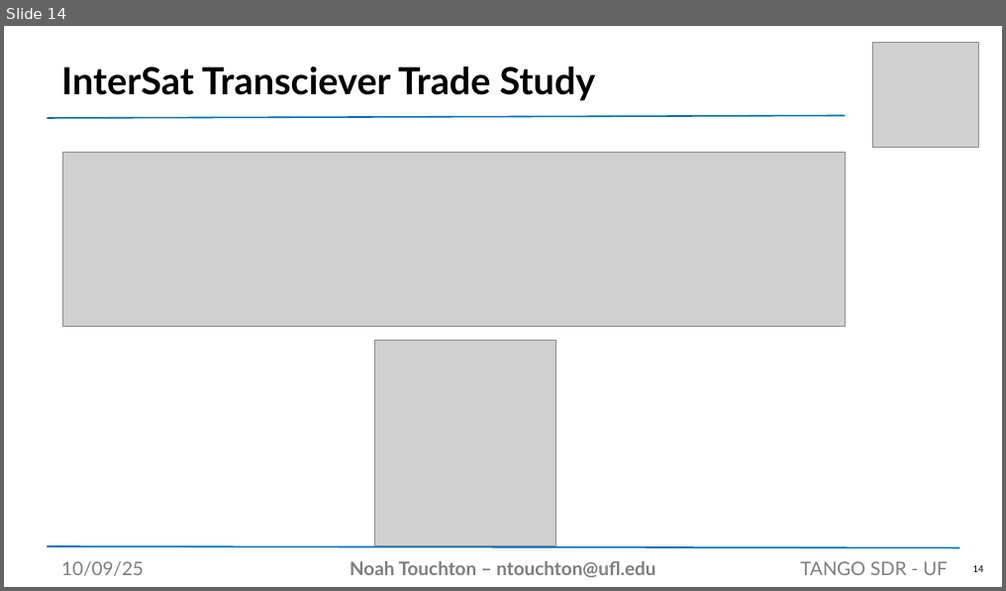
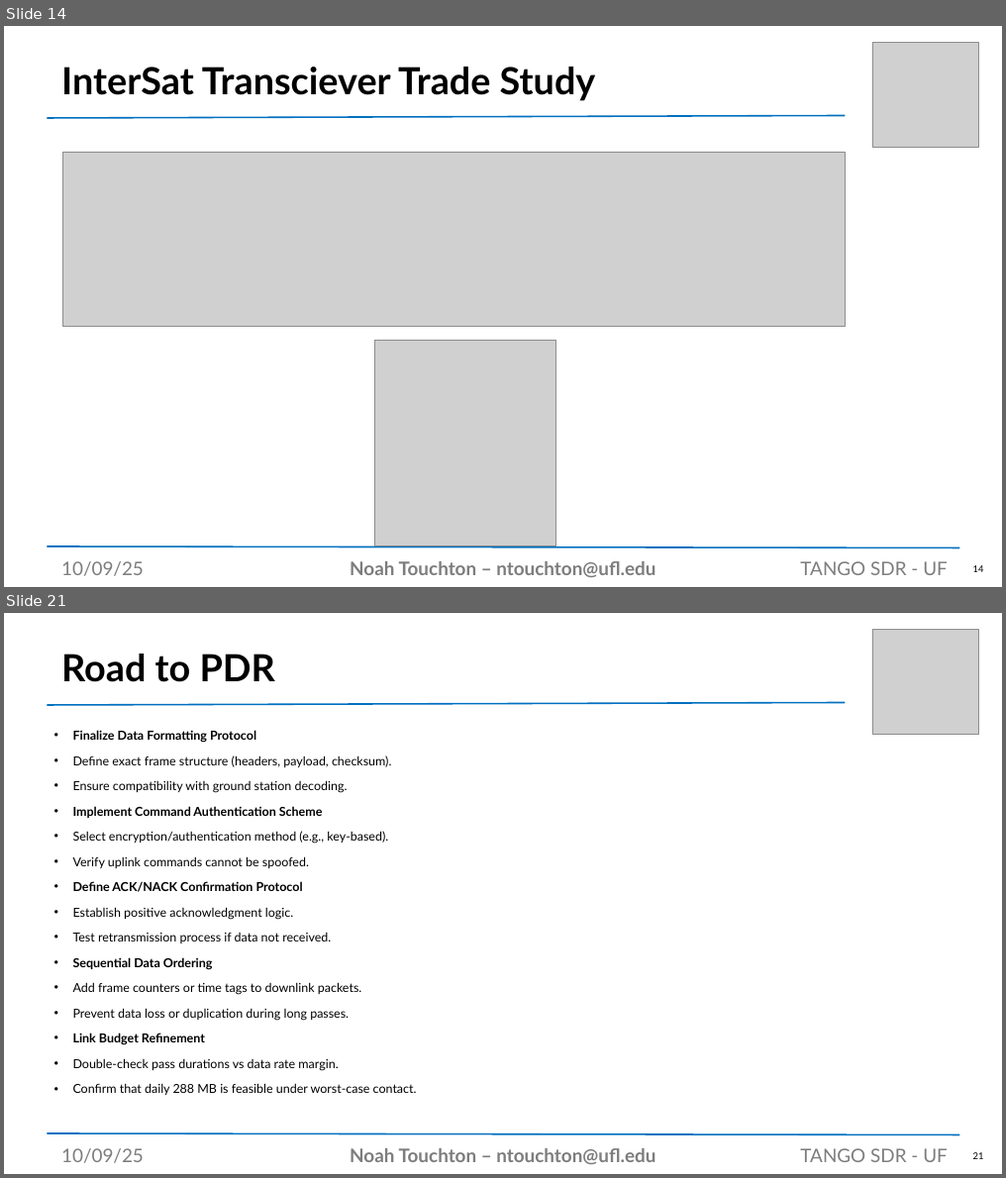
Before and after one commit to noahtouchton/School, a slide deck: Fall 2025/Aero Design 1/PowerPoint/SDR Presentation Template.pptx. Shown one above the other, each under a label of ours: slide 14 before the commit, slides 14 and 21 after it; the slides between them are not shown. The pictures are 1006x591 and 1006x1178 pixels, drawn with LibreOffice and Linux fonts; fonts in the diff are those of the drawing; grey boxes stand for pictures. Boxes give left, top, right and bottom in pixels: in the first picture for what was removed or moved away, otherwise in the second. Text is boxed around its words. In the diff, an @@ line names an element or a change of style, - is before the commit and + after.

```diff
--- a/Fall 2025/Aero Design 1/PowerPoint/SDR Presentation Template.pptx
+++ b/Fall 2025/Aero Design 1/PowerPoint/SDR Presentation Template.pptx
@@ slide 21 added at bbox=[4, 613, 1002, 1174], background #FFFFFF @@
@@ picture added at bbox=[872, 629, 979, 735] @@
@@ title added at bbox=[61, 654, 275, 682], 36 pt, text #000000, bold @@
+Road to PDR
@@ line added from (48, 705) to (846, 703), #0070C0 1.5 pt @@
@@ text added at bbox=[73, 730, 417, 1095], 11.9 pt, text #000000 @@
+• Finalize Data Formatting Protocol
+• Define exact frame structure (headers, payload, checksum).
+• Ensure compatibility with ground station decoding.
+• Implement Command Authentication Scheme
+• Select encryption/authentication method (e.g., key-based).
+• Verify uplink commands cannot be spoofed.
+• Define ACK/NACK Confirmation Protocol
+• Establish positive acknowledgment logic.
+• Test retransmission process if data not received.
+• Sequential Data Ordering
+• Add frame counters or time tags to downlink packets.
+• Prevent data loss or duplication during long passes.
+• Link Budget Refinement
+• Double-check pass durations vs data rate margin.
+• Confirm that daily 288 MB is feasible under worst-case contact.
@@ line added from (48, 1134) to (960, 1136), #0070C0 1.5 pt @@
@@ text added at bbox=[61, 1149, 144, 1163], 18 pt, text #7D7D7D @@
+10/09/25
@@ text added at bbox=[350, 1149, 655, 1164], 18 pt, text #7D7D7D, bold @@
+Noah Touchton – ntouchton@ufl.edu
@@ text added at bbox=[800, 1149, 947, 1162], 18 pt, text #7D7D7D @@
+TANGO SDR - UF
@@ page number added at bbox=[973, 1153, 984, 1159], 9 pt, text #000000 @@
+21
```
Also in this commit, not shown: 6 slides changed, 18 other slides added, 2 slides removed, 5 other files.
